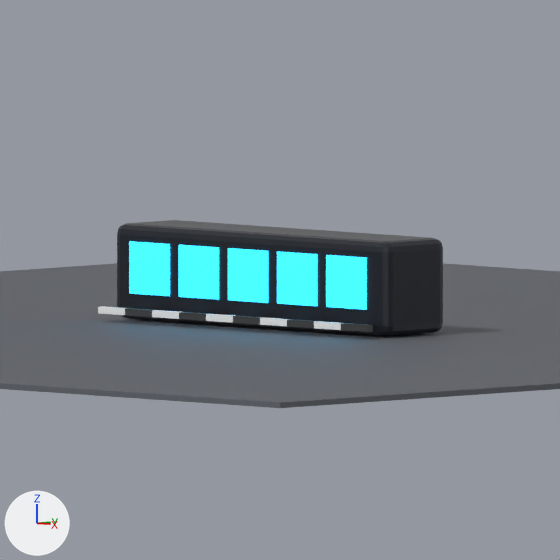
Before and after pictures for a commit that changed the Blender file assets/fixtures/chauvet-professional/colorado-solo-batten/models/fixture.blend.
The view is the same before and after, from the file's camera 'Camera'. Lighting does not change. The marker at lower left points along +X, +Y and +Z. The picture after the commit comes second.

Objects in the first picture: 'Body', 'Lens.01', 'Lens.02', 'Lens.03', 'Lens.04', 'Lens.05', 'Preview floor' and 10 more.
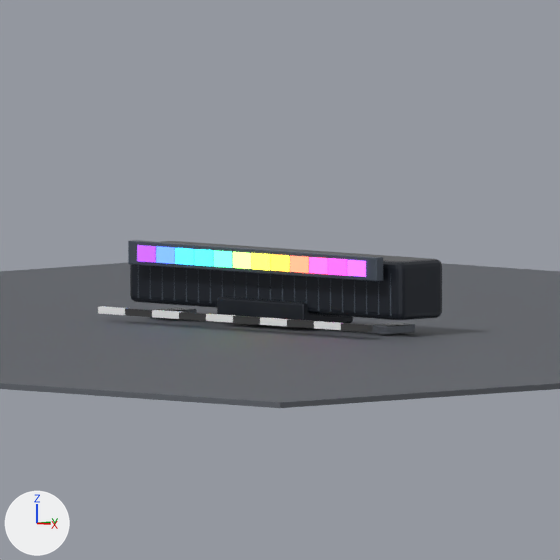
The change, as a diff of the scene's bpy script:
```diff
--- a/assets/fixtures/chauvet-professional/colorado-solo-batten/models/fixture.blend.py
+++ b/assets/fixtures/chauvet-professional/colorado-solo-batten/models/fixture.blend.py
@@ ob_body @@
-ob_body = bpy.data.objects.new('Body', me_cube)
@@ ob_lens_01 @@
-ob_lens_01 = bpy.data.objects.new('Lens.01', me_cube_001)
@@ ob_lens_02 @@
-ob_lens_02 = bpy.data.objects.new('Lens.02', me_cube_002)
@@ ob_lens_03 @@
-ob_lens_03 = bpy.data.objects.new('Lens.03', me_cube_003)
@@ ob_lens_04 @@
-ob_lens_04 = bpy.data.objects.new('Lens.04', me_cube_004)
@@ ob_lens_05 @@
-ob_lens_05 = bpy.data.objects.new('Lens.05', me_cube_005)
@@ ob_mounting_foot_r @@
+ob_mounting_foot_r = bpy.data.objects.new('Mounting foot.R', me_cube_038)  # a box spanning x -0.0354..0.0354, y -0.0529..0.0529, z -0.0112..0.0112; in mat_machined_metal (grey #81868e); modifiers BEVEL
+ob_mounting_foot_r.location = (0.405, 0.009, 0.011)
@@ ob_mounting_foot_l @@
+ob_mounting_foot_l = bpy.data.objects.new('Mounting foot.L', me_cube_038.copy())  # modifiers BEVEL
+ob_mounting_foot_l.location = (-0.405, 0.009, 0.011)
@@ ob_electronics_pod @@
+ob_electronics_pod = bpy.data.objects.new('Electronics pod', me_cube_036)  # a box spanning x -0.162..0.162, y -0.094..0.094, z -0.031..0.031; in mat_powder_coated_housing (dark grey #2c3038); modifiers BEVEL
+ob_electronics_pod.location = (0.0, 0.018, 0.04)
@@ ob_optic_segment_12 @@
+ob_optic_segment_12 = bpy.data.objects.new('Optic segment 12', me_cube_035)  # a box spanning x -0.0326..0.0326, y -0.0029..0.0029, z -0.0212..0.0212; in mat_led_segment_12 (purple #a050da, glowing purple #a050da); modifiers BEVEL
+ob_optic_segment_12.location = (0.39, -0.105, 0.175)
@@ ob_optic_segment_11 @@
+ob_optic_segment_11 = bpy.data.objects.new('Optic segment 11', me_cube_034)  # a box spanning x -0.0326..0.0326, y -0.0029..0.0029, z -0.0212..0.0212; in mat_led_segment_11 (pink #e745d3, glowing pink #e745d3); modifiers BEVEL
+ob_optic_segment_11.location = (0.319, -0.105, 0.175)
@@ ob_optic_segment_10 @@
+ob_optic_segment_10 = bpy.data.objects.new('Optic segment 10', me_cube_033)  # a box spanning x -0.0326..0.0326, y -0.0029..0.0029, z -0.0212..0.0212; in mat_led_segment_10 (pink #ff50a0, glowing pink #ff50a0); modifiers BEVEL
+ob_optic_segment_10.location = (0.248, -0.105, 0.175)
@@ ob_optic_segment_9 @@
+ob_optic_segment_9 = bpy.data.objects.new('Optic segment 9', me_cube_032)  # a box spanning x -0.0326..0.0326, y -0.0029..0.0029, z -0.0212..0.0212; in mat_led_segment_9 (red #ff7659, glowing red #ff7659); modifiers BEVEL
+ob_optic_segment_9.location = (0.177, -0.105, 0.175)
@@ ob_optic_segment_8 @@
+ob_optic_segment_8 = bpy.data.objects.new('Optic segment 8', me_cube_031)  # a box spanning x -0.0326..0.0326, y -0.0029..0.0029, z -0.0212..0.0212; in mat_led_segment_8 (orange #ffb845, glowing orange #ffb845); modifiers BEVEL
+ob_optic_segment_8.location = (0.106, -0.105, 0.175)
@@ ob_optic_segment_7 @@
+ob_optic_segment_7 = bpy.data.objects.new('Optic segment 7', me_cube_030)  # a box spanning x -0.0326..0.0326, y -0.0029..0.0029, z -0.0212..0.0212; in mat_led_segment_7 (yellow #fff350, glowing yellow #fff350); modifiers BEVEL
+ob_optic_segment_7.location = (0.035, -0.105, 0.175)
@@ ob_optic_segment_6 @@
+ob_optic_segment_6 = bpy.data.objects.new('Optic segment 6', me_cube_029)  # a box spanning x -0.0326..0.0326, y -0.0029..0.0029, z -0.0212..0.0212; in mat_led_segment_6 (green #b3ff76, glowing green #b3ff76); modifiers BEVEL
+ob_optic_segment_6.location = (-0.035, -0.105, 0.175)
@@ ob_optic_segment_5 @@
+ob_optic_segment_5 = bpy.data.objects.new('Optic segment 5', me_cube_028)  # a box spanning x -0.0326..0.0326, y -0.0029..0.0029, z -0.0212..0.0212; in mat_led_segment_5 (green #59f3b3, glowing green #59f3b3); modifiers BEVEL
+ob_optic_segment_5.location = (-0.106, -0.105, 0.175)
@@ ob_optic_segment_4 @@
+ob_optic_segment_4 = bpy.data.objects.new('Optic segment 4', me_cube_027)  # a box spanning x -0.0326..0.0326, y -0.0029..0.0029, z -0.0212..0.0212; in mat_led_segment_4 (cyan #3fe1e7, glowing cyan #3fe1e7); modifiers BEVEL
+ob_optic_segment_4.location = (-0.177, -0.105, 0.175)
@@ ob_optic_segment_3 @@
+ob_optic_segment_3 = bpy.data.objects.new('Optic segment 3', me_cube_026)  # a box spanning x -0.0326..0.0326, y -0.0029..0.0029, z -0.0212..0.0212; in mat_led_segment_3 (blue #3fbcff, glowing blue #3fbcff); modifiers BEVEL
+ob_optic_segment_3.location = (-0.248, -0.105, 0.175)
@@ ob_optic_segment_2 @@
+ob_optic_segment_2 = bpy.data.objects.new('Optic segment 2', me_cube_025)  # a box spanning x -0.0326..0.0326, y -0.0029..0.0029, z -0.0212..0.0212; in mat_led_segment_2 (blue #5076f3, glowing blue #5076f3); modifiers BEVEL
+ob_optic_segment_2.location = (-0.319, -0.105, 0.175)
@@ ob_optic_segment_1 @@
+ob_optic_segment_1 = bpy.data.objects.new('Optic segment 1', me_cube_024)  # a box spanning x -0.0326..0.0326, y -0.0029..0.0029, z -0.0212..0.0212; in mat_led_segment_1 (purple #813fbc, glowing purple #813fbc); modifiers BEVEL
+ob_optic_segment_1.location = (-0.39, -0.105, 0.175)
@@ ob_optic_frame @@
+ob_optic_frame = bpy.data.objects.new('Optic frame', me_cube_023)  # a box spanning x -0.461..0.461, y -0.014..0.014, z -0.031..0.031; in mat_accent (greyish blue #505965); modifiers BEVEL
+ob_optic_frame.location = (0.0, -0.09, 0.175)
@@ ob_ribbed_housing @@
+ob_ribbed_housing = bpy.data.objects.new('Ribbed housing', me_cube_1)  # a box spanning x -0.506..0.506, y -0.083..0.083, z -0.077..0.077; in mat_powder_coated_housing (dark grey #2c3038); modifiers BEVEL
+ob_ribbed_housing.location = (0.0, 0.023, 0.117)
```

What differs and where, as boxes [x1, y1, x2, y2] in the pictures (560 x 560 px):
'Body', deleted
    before: [117, 220, 443, 336]
'Ribbed housing', added
    after: [130, 241, 442, 320]
'Optic frame', added
    after: [128, 240, 383, 281]
'Lens.03', deleted (cyan)
    before: [228, 248, 269, 303]
'Lens.05', deleted (cyan)
    before: [326, 255, 367, 310]
'Lens.01', deleted (cyan)
    before: [129, 241, 170, 296]
'Lens.02', deleted (cyan)
    before: [178, 245, 219, 300]
'Lens.04', deleted (cyan)
    before: [277, 251, 318, 306]
'Electronics pod', added
    after: [217, 297, 353, 323]
'Mounting foot.R', added
    after: [368, 323, 415, 334]
'Optic segment 8', added
    after: [271, 254, 290, 272]
'Optic segment 11', added
    after: [328, 258, 347, 276]
'Optic segment 2', added
    after: [156, 246, 175, 264]
'Optic segment 1', added
    after: [137, 245, 156, 263]
'Optic segment 3', added
    after: [175, 248, 194, 265]
'Optic segment 4', added
    after: [194, 249, 213, 266]
'Optic segment 9', added
    after: [290, 256, 309, 273]
'Optic segment 10', added
    after: [309, 257, 328, 274]
'Optic segment 12', added
    after: [347, 260, 366, 277]
'Optic segment 5', added
    after: [214, 250, 232, 268]
'Optic segment 6', added
    after: [233, 252, 251, 269]
'Optic segment 7', added
    after: [252, 253, 270, 270]
'Mounting foot.L', added
    after: [150, 308, 197, 319]
